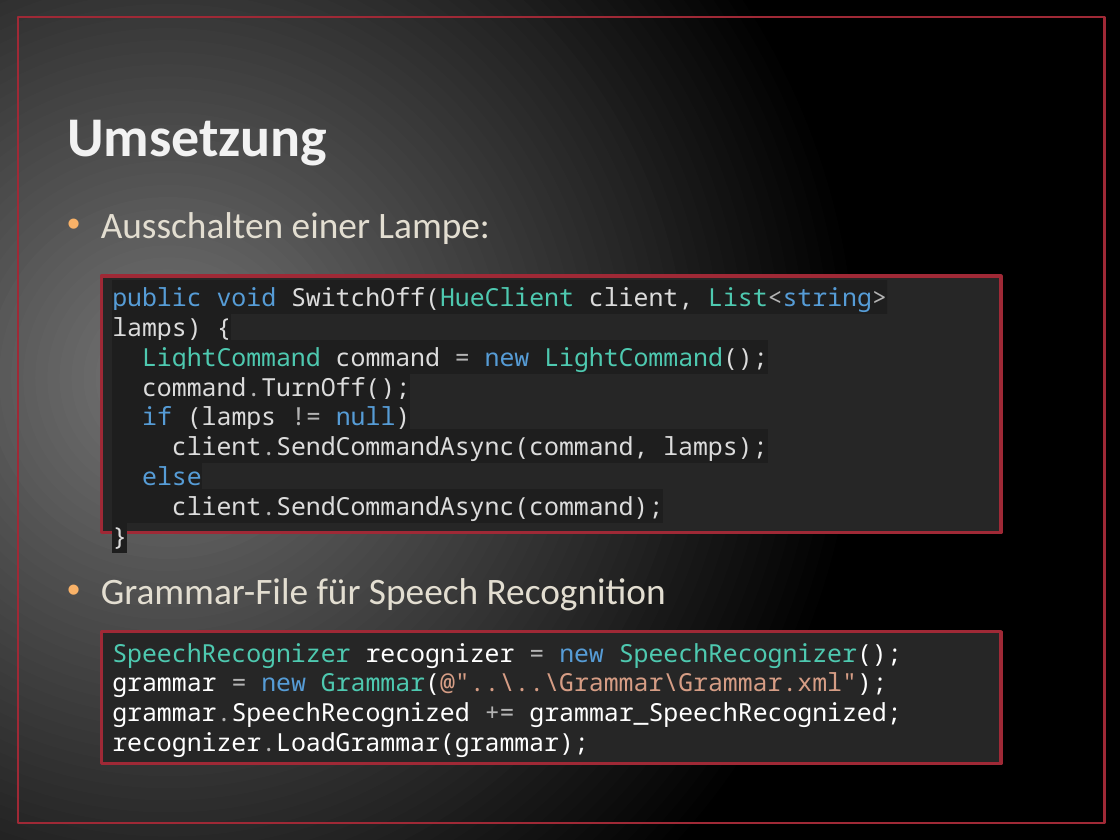
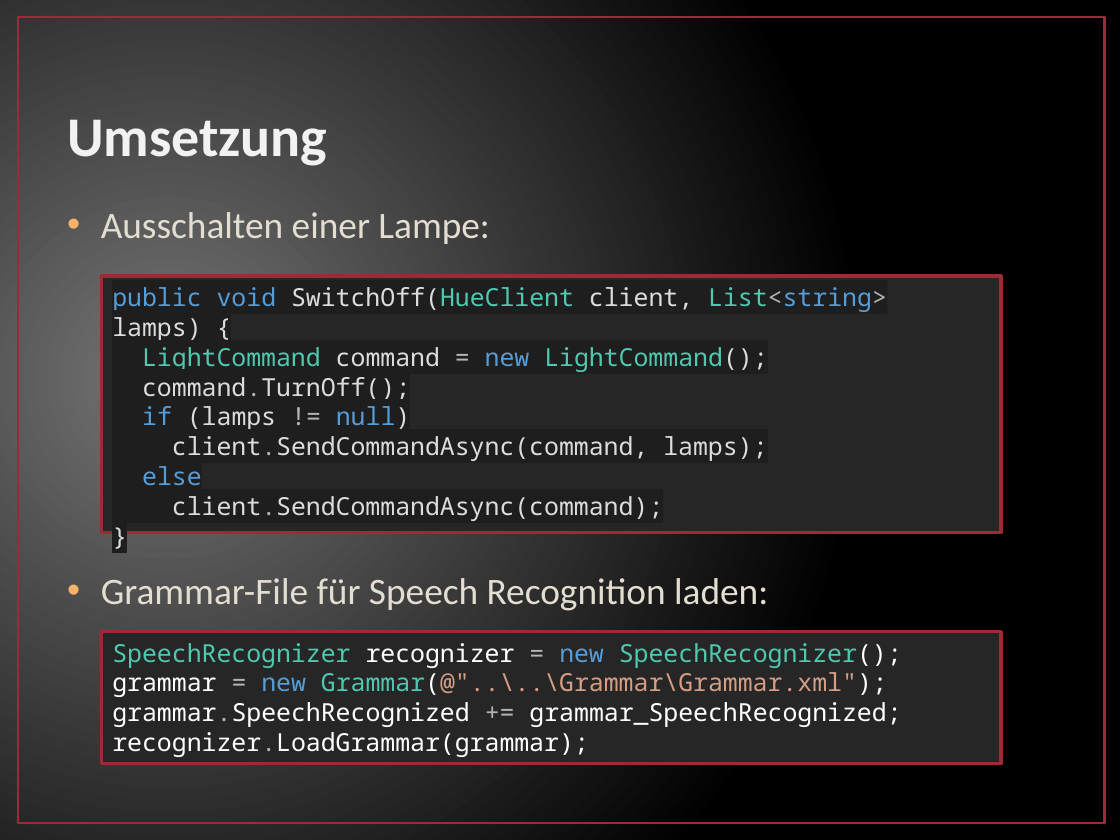
Before and after one commit to fgrebe/GestureContolForHue, a slide deck: slide 7 of doc/MUS2_GestureSpeechHue_Grebe_Winkler.pptx. Drawn at 1120x840 pixels with LibreOffice and Linux fonts; fonts in the diff are those of the drawing. Boxes give left, top, right and bottom in pixels: in the first picture for what was removed or moved away, otherwise in the second. Text is boxed around its words. In the diff, an @@ line names an element or a change of style, - is before the commit and + after.

```diff
--- a/doc/MUS2_GestureSpeechHue_Grebe_Winkler.pptx
+++ b/doc/MUS2_GestureSpeechHue_Grebe_Winkler.pptx
@@ text at bbox=[101, 578, 768, 611]: text changed @@
-• Grammar-File für Speech Recognition
+• Grammar-File für Speech Recognition laden:
```
Also in this commit, not shown: 6 other slides changed.
